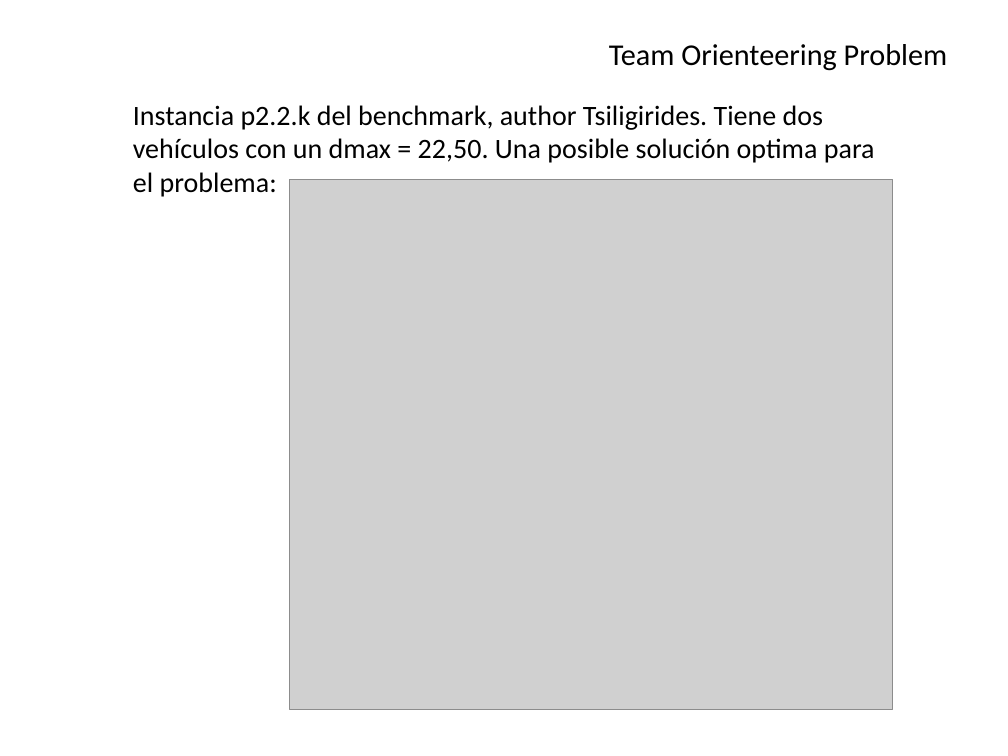
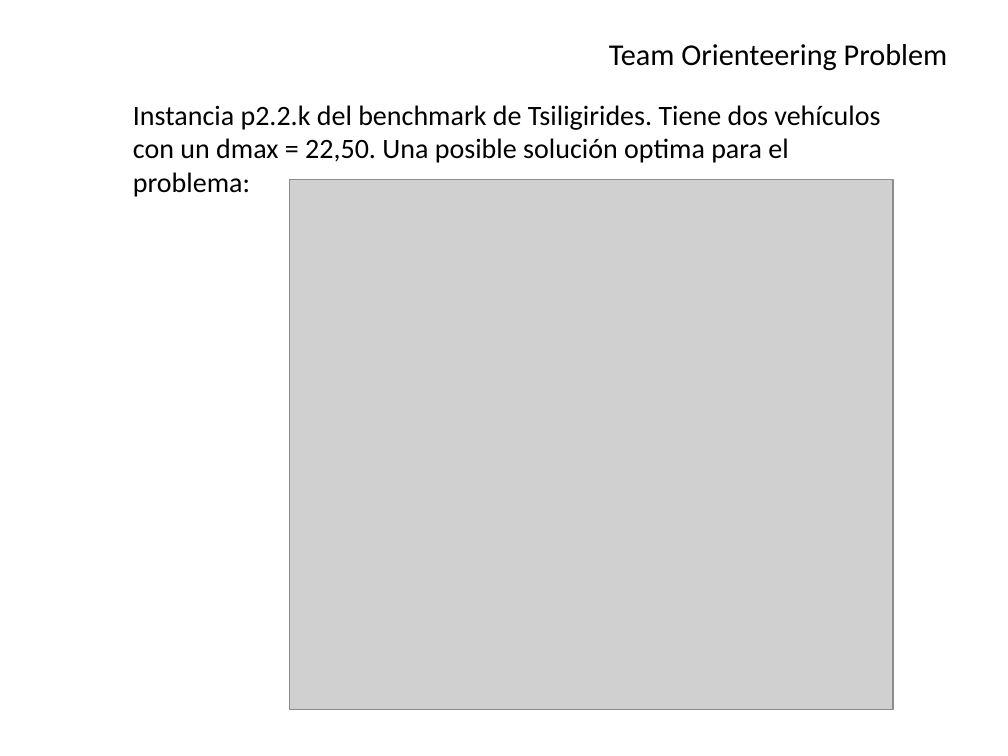
Before and after one commit to Aleitox/TopBrkga, a slide deck: slide 5 of TesisPaper/Defensa/Biased Random Key Genetic Algorithm.pptx. Drawn at 1008x756 pixels with LibreOffice and Linux fonts; fonts in the diff are those of the drawing; grey boxes stand for pictures. Boxes give left, top, right and bottom in pixels: in the first picture for what was removed or moved away, otherwise in the second. Text is boxed around its words. In the diff, an @@ line names an element or a change of style, - is before the commit and + after.

```diff
--- a/TesisPaper/Defensa/Biased Random Key Genetic Algorithm.pptx
+++ b/TesisPaper/Defensa/Biased Random Key Genetic Algorithm.pptx
@@ text at [133, 105, 880, 197]: text changed @@
-Instancia p2.2.k del benchmark, author Tsiligirides. Tiene dos vehículos con un dmax = 22,50. Una posible solución optima para el problema:
+Instancia p2.2.k del benchmark de Tsiligirides. Tiene dos vehículos con un dmax = 22,50. Una posible solución optima para el problema:
```
Also in this commit, not shown: 16 other slides changed, 31 other files.
